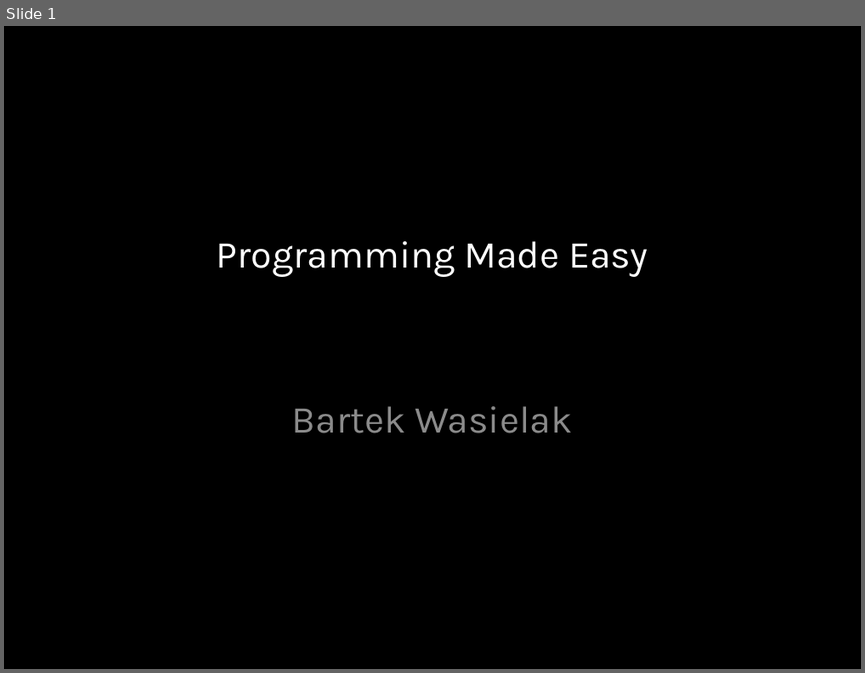
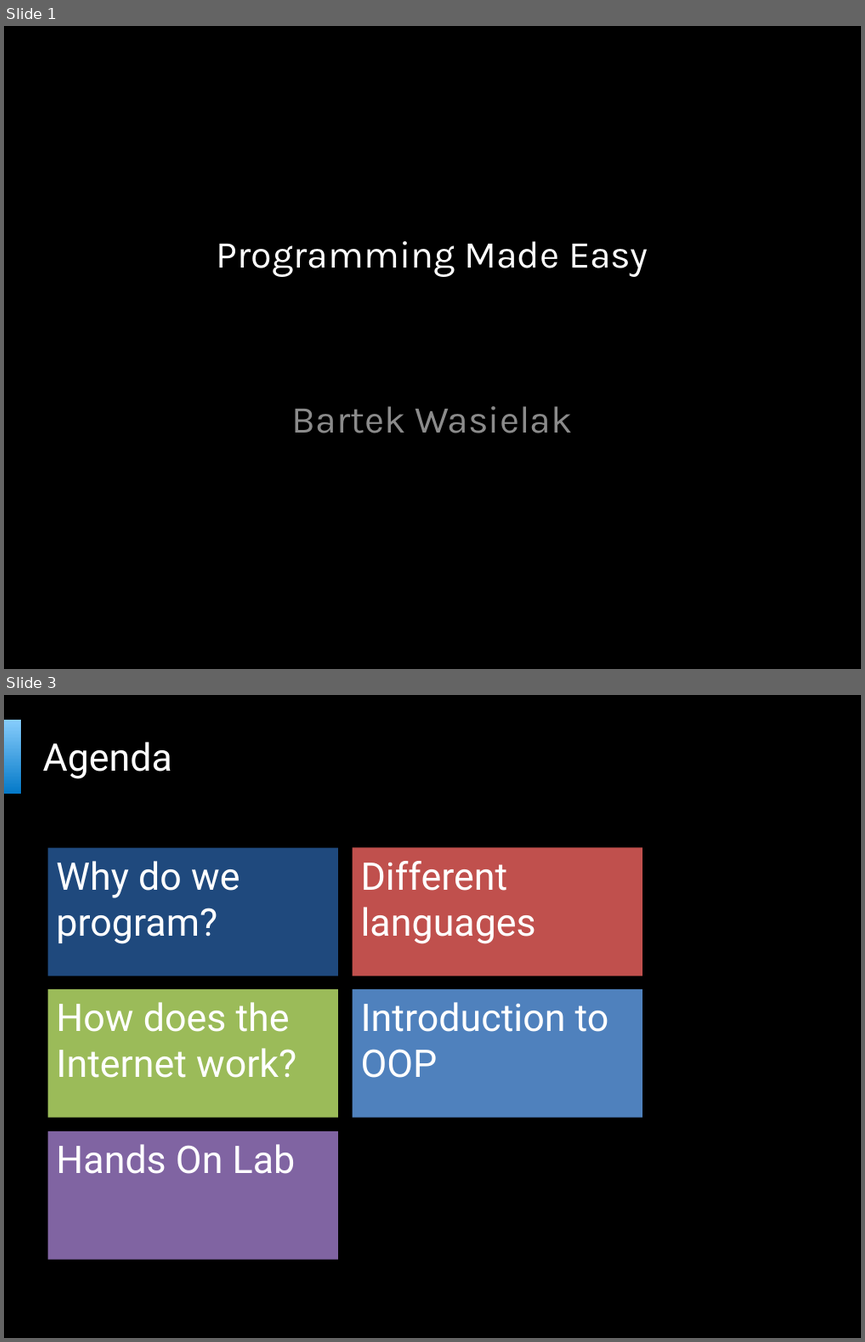
Before and after one commit to bartekwasielak/Presentation, a slide deck: Programming Made Easy.pptx. Shown one above the other, each under a label of ours: slide 1 before the commit, slides 1 and 3 after it; the slides between them are not shown. The pictures are 865x673 and 865x1342 pixels, drawn with LibreOffice and Linux fonts; fonts in the diff are those of the drawing; background and template pictures are left out. Boxes give left, top, right and bottom in pixels: in the first picture for what was removed or moved away, otherwise in the second. Text is boxed around its words. In the diff, an @@ line names an element or a change of style, - is before the commit and + after.

Commit message:
Added About me and Agenda

```diff
--- a/Programming Made Easy.pptx
+++ b/Programming Made Easy.pptx
@@ slide 3 added at (x1=4, y1=695, x2=861, y2=1338), background picture (left out); not listed: 1 template element that a slide beside it also shows @@
@@ rectangle added at (x1=4, y1=720, x2=21, y2=794), fill gradient #87CDFC to #0479C8 @@
@@ title added at (x1=43, y1=742, x2=172, y2=779), 32 pt, text #FFFFFF @@
+Agenda
@@ text added at (x1=47, y1=847, x2=338, y2=976), fill #1F497D, 32 pt, text #FFFFFF @@
+Why do we program?
@@ rectangle added at (x1=352, y1=847, x2=642, y2=976), fill #C0504D, 32 pt, text #FFFFFF @@
+Different languages
@@ rectangle added at (x1=47, y1=989, x2=338, y2=1117), fill #9BBB59, 32 pt, text #FFFFFF @@
+How does the Internet work?
@@ rectangle added at (x1=352, y1=989, x2=642, y2=1117), fill #4F81BD, 32 pt, text #FFFFFF @@
+Introduction to OOP
@@ rectangle added at (x1=47, y1=1131, x2=338, y2=1259), fill #8064A2, 32 pt, text #FFFFFF @@
+Hands On Lab
```
Also in this commit, not shown: 1 slide changed, 2 other files.
